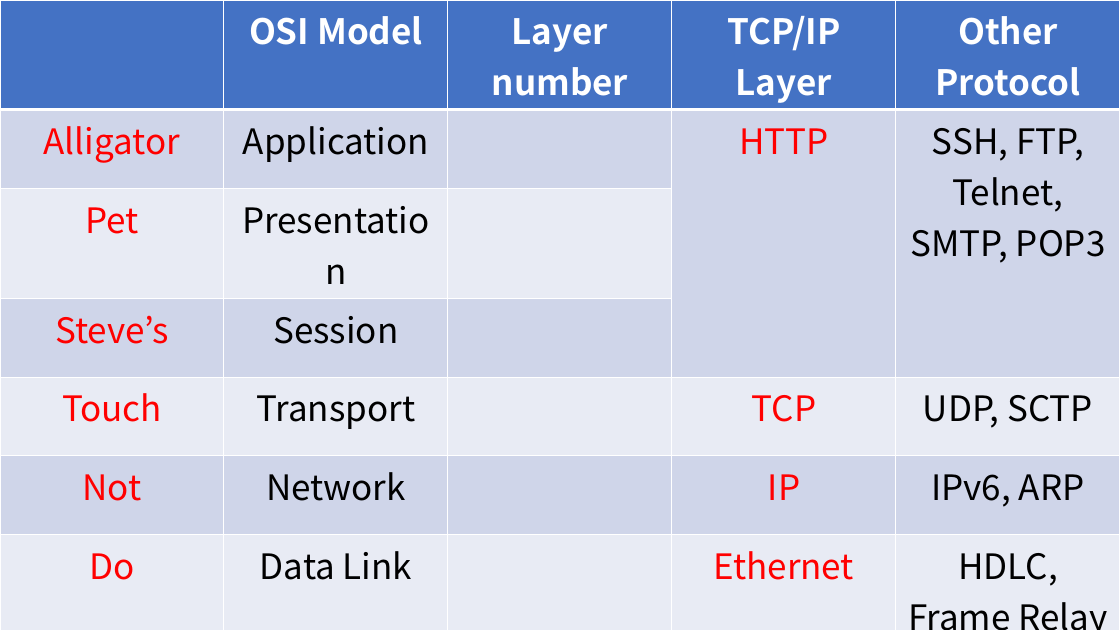
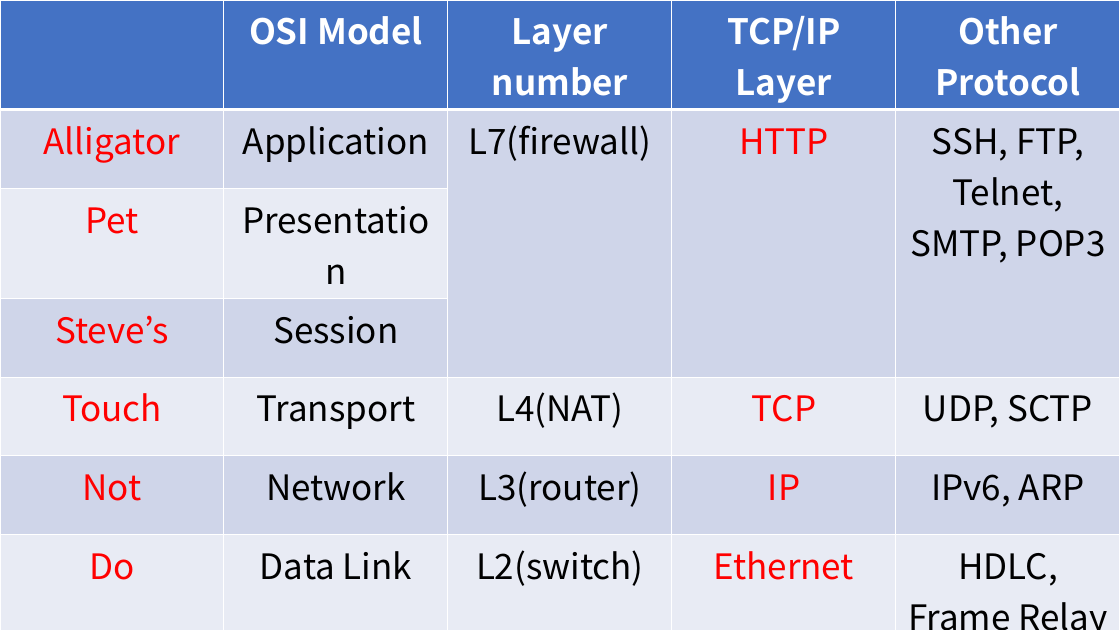
Before and after one commit to dampers/OSI-and-TCP, a slide deck: slide 1 of osi-and-tcp.pptx. Drawn at 1120x630 pixels with LibreOffice and Linux fonts; fonts in the diff are those of the drawing. Boxes give left, top, right and bottom in pixels: in the first picture for what was removed or moved away, otherwise in the second. Text is boxed around its words. In the diff, an @@ line names an element or a change of style, - is before the commit and + after.

```diff
--- a/osi-and-tcp.pptx
+++ b/osi-and-tcp.pptx
@@ table at (0, 0, 1120, 630) @@
-row 2, column 3: 
+row 2, column 3: L7(firewall)
-row 5, column 3: 
+row 5, column 3: L4(NAT)
-row 6, column 3: 
+row 6, column 3: L3(router)
-row 7, column 3: 
+row 7, column 3: L2(switch)
-row 8, column 3: 
+row 8, column 3: L1
```
